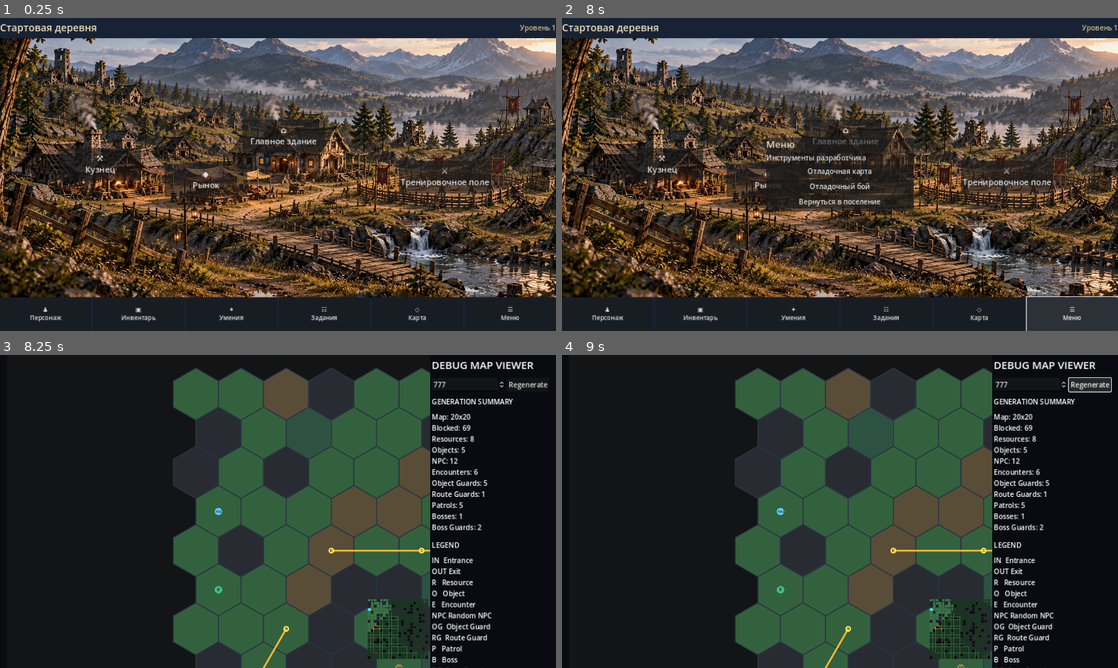
Above: before the commit, frames 1-4 (two rows, left to right).
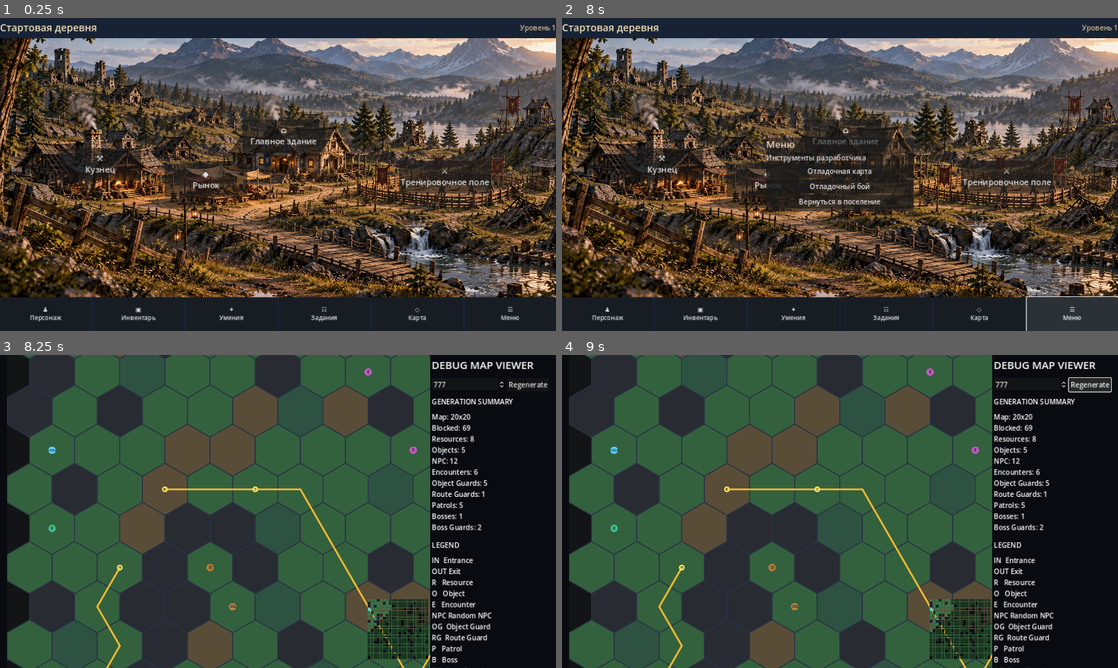
Above: after the commit, the same moments.

Repository: Archoniou1987/Battle-of-Artheon
Game: Godot game, scene res://scenes/main/main.tscn
Two runs of this game, one before a commit and one after it. Both use one fixed random seed, a clock stepped at 60 frames per second and the inputs below.
Inputs:
- Up to frame 1 (0.25 s): no input
- Up to frame 2 (8 s): click "⚒ Кузнец" at 0.5 s; click "◆ Рынок" at 1.25 s; click "⌂ Главное здание" at 2 s; click "⚔ Тренировочное поле" at 2.75 s; click "♟ Персонаж" at 3.5 s; click "▣ Инвентарь" at 4.25 s; click "✦ Умения" at 5 s; click "☷ Задания" at 5.75 s; click "◇ Карта" at 6.5 s; click "☰ Меню" at 7.25 s
- Up to frame 3 (8.25 s): click "Отладочная карта" at 8 s
- Up to frame 4 (9 s): click "Regenerate" at 8.75 s

Frames 1-2 are identical in both runs. In frame 3, 55% of the frame differs, in the area x 1-78%, y 0-100%; in frame 4, 55%.

Commit message:
Clamp fixed-scale player-follow camera to map bounds

Diff:
--- a/scenes/debug/debug_map_viewer.gd
+++ b/scenes/debug/debug_map_viewer.gd
@@ -249,5 +249,27 @@
 	if canvas==null or map_scroll==null or player_hex.x<0:
 		return
 	var player_center:=canvas._hex_center(player_hex)
-	canvas.position=(map_scroll.size*0.5-player_center).round()
+	var viewport_size:=map_scroll.size
+	var desired:=viewport_size*0.5-player_center
+	# Clamp camera to the real map edges. At a border the player moves off-center,
+	# rather than allowing empty space beyond the map.
+	var first:=canvas._hex_center(Vector2i(0,0))
+	var last:=canvas._hex_center(Vector2i(playable_map.width-1,playable_map.height-1))
+	var left_edge:=first.x-canvas.HEX_SIZE*0.8660254
+	var right_edge:=last.x+canvas.HEX_SIZE*0.8660254
+	var top_edge:=first.y-canvas.HEX_SIZE
+	var bottom_edge:=last.y+canvas.HEX_SIZE
+	var min_x:=viewport_size.x-right_edge
+	var max_x:=-left_edge
+	var min_y:=viewport_size.y-bottom_edge
+	var max_y:=-top_edge
+	if min_x>max_x:
+		desired.x=(min_x+max_x)*0.5
+	else:
+		desired.x=clampf(desired.x,min_x,max_x)
+	if min_y>max_y:
+		desired.y=(min_y+max_y)*0.5
+	else:
+		desired.y=clampf(desired.y,min_y,max_y)
+	canvas.position=desired.round()
 	canvas.queue_redraw()
